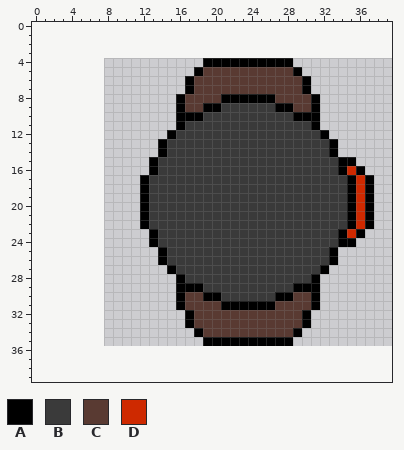
Pixel-art sprite, stored at Assets/Resources/Prefabs/Sprites/Player.png. The picture above is the old version.
The file is 32x32 pixels. The old version is drawn lined up with the new one, on the new canvas.
Palette (. is transparent): A #000000  B #3a3a3a  C #593a32  D #ce2900
Now the later version:
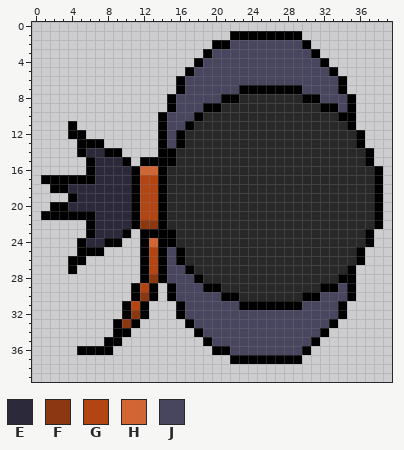
Colours new in this view: E #2b293a  F #8b3711  G #b34513  H #d26534  J #48455e
From old to new:
canvas 32x32 -> 40x40, the old top-left corner now at 8,4
colour B: #3a3a3a -> #282828
y 1: x 22..29 ........ -> AAAAAAAA
y 2: x 20..30 ........... -> AAJJJJJJJJA
y 3: x 19..31 ............. -> AJJJJJJJJJJJA
y 4: x 18..32 .AAAAAAAAAA.... -> AJJJJJJJJJJJJJA
y 5: x 17..33 .ACCCCCCCCCCA.... -> AJJJJJJJJJJJJJJJA
y 6: x 16..34 .ACCCCCCCCCCCCA.... -> AJJJJJJJJJJJJJJJJJA
y 7: x 16..34 .ACCCCCCCCCCCCA.... -> AJJJJJJAAAAAAAJJJJA
y 8: x 15..20 .ACCCC -> AJJJJJ; x 23..30 AAAACCCC -> BBBBBBBA; x 32..35 .... -> JJJA
y 9: x 15..18 .ACC -> AJJJ; x 27..35 AACCA.... -> BBBBBAAJA
y 10: x 14..17 ..AA -> AJJJ; x 29..35 AAA.... -> BBBBBAA
y 11: x 4 . -> A; x 14..17 ..AB -> AJJA; x 31..35 A.... -> BBBBA
y 12: x 4..5 .. -> AA; x 14..16 .AB -> AJA; x 32..36 A.... -> BBBBA
y 13: x 5..7 ... -> AAA; x 15..16 BB -> JA; x 33..36 A... -> BBBA
y 14: x 5..9 ..... -> AEEAA; x 15 B -> A; x 33..37 A.... -> BBBBA
y 15: x 6..10 ..... -> AEEEA; x 12 . -> A; x 14..15 BB -> AA; x 34..37 AA.. -> BBBA
y 16: x 6..14 .......AB -> AEEEEAHHA; x 34..38 ADA.. -> BBBBA
y 17: x 1..14 ...........ABB -> AAAAAAEEEEAGGA; x 35..38 ADA. -> BBBA
y 18: x 2..14 ..........ABB -> AAEEEEEEEAGGA; x 35..38 ADA. -> BBBA
y 19: x 4..14 ........ABB -> AEEEEEEAGGA; x 35..38 ADA. -> BBBA
y 20: x 2..14 ..........ABB -> AAEEEEEEEAGGA; x 35..38 ADA. -> BBBA
y 21: x 1..14 ...........ABB -> AAAAAAEEEEAGGA; x 35..38 ADA. -> BBBA
y 22: x 6..14 ......ABB -> AEEEEAFFA; x 35..38 ADA. -> BBBA
y 23: x 6..10 ..... -> AEEEA; x 12 . -> A; x 14..15 BB -> AA; x 34..37 ADA. -> BBBA
y 24: x 5..9 ..... -> AEEAA; x 12..15 .ABB -> AHAA; x 34..37 AA.. -> BBBA
y 25: x 5..7 ... -> AAA; x 12..13 .. -> AG; x 15..16 BB -> JA; x 33..36 A... -> BBBA
y 26: x 4..5 .. -> AA; x 12..13 .. -> AG; x 15..16 BB -> JA; x 33..36 A... -> BBBA
y 27: x 4 . -> A; x 12..17 ...ABB -> AGAJJA; x 32..35 A... -> BBBA
y 28: x 12..18 ....ABB -> AFAJJJA; x 31..35 A.... -> BBBAA
y 29: x 11..13 ... -> AGA; x 15..20 .AAABB -> AJJJAA; x 29..35 AAA.... -> BBBAAJA
y 30: x 11..13 ... -> AFA; x 15..22 .ACCAABB -> AJJJJJAA; x 27..30 AACC -> BBBA; x 32..35 .... -> JJJA
y 31: x 10..12 ... -> AGA; x 17..22 CCCCAA -> JJJJJJ; x 27..34 CCCCA... -> AAAJJJJA
y 32: x 10..12 ... -> AFA; x 16..34 .ACCCCCCCCCCCCA.... -> AJJJJJJJJJJJJJJJJJA
y 33: x 9..11 ... -> AFA; x 18..33 CCCCCCCCCCCCA... -> JJJJJJJJJJJJJJJA
y 34: x 9..10 .. -> AA; x 19..32 CCCCCCCCCCA... -> JJJJJJJJJJJJJA
y 35: x 8..9 .. -> AA; x 20..31 AAAAAAAAA... -> JJJJJJJJJJJA
y 36: x 5..8 .... -> AAAA; x 20..30 ........... -> AAJJJJJJJJA
y 37: x 22..29 ........ -> AAAAAAAA
Boxes around the changes in both pictures, in picture pixels (x1, y1, x2, y2):
changed: (41, 31, 383, 364)
